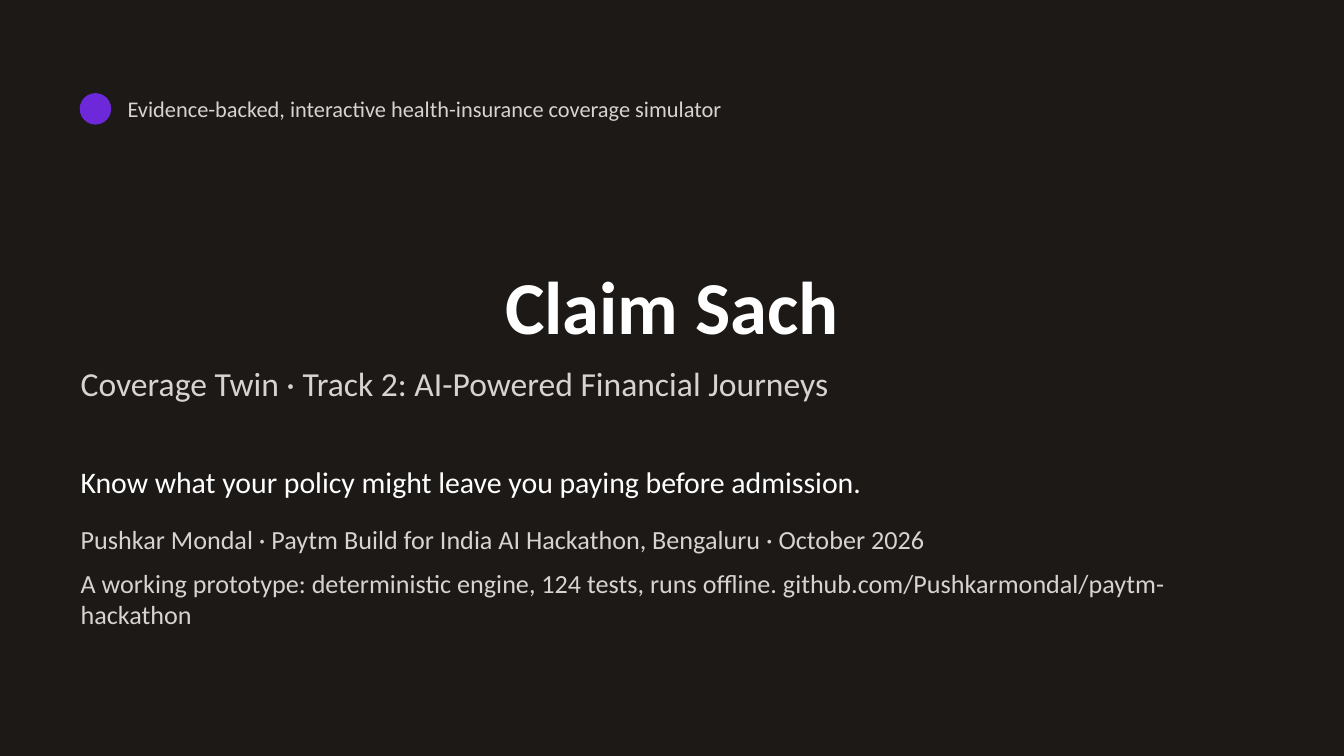
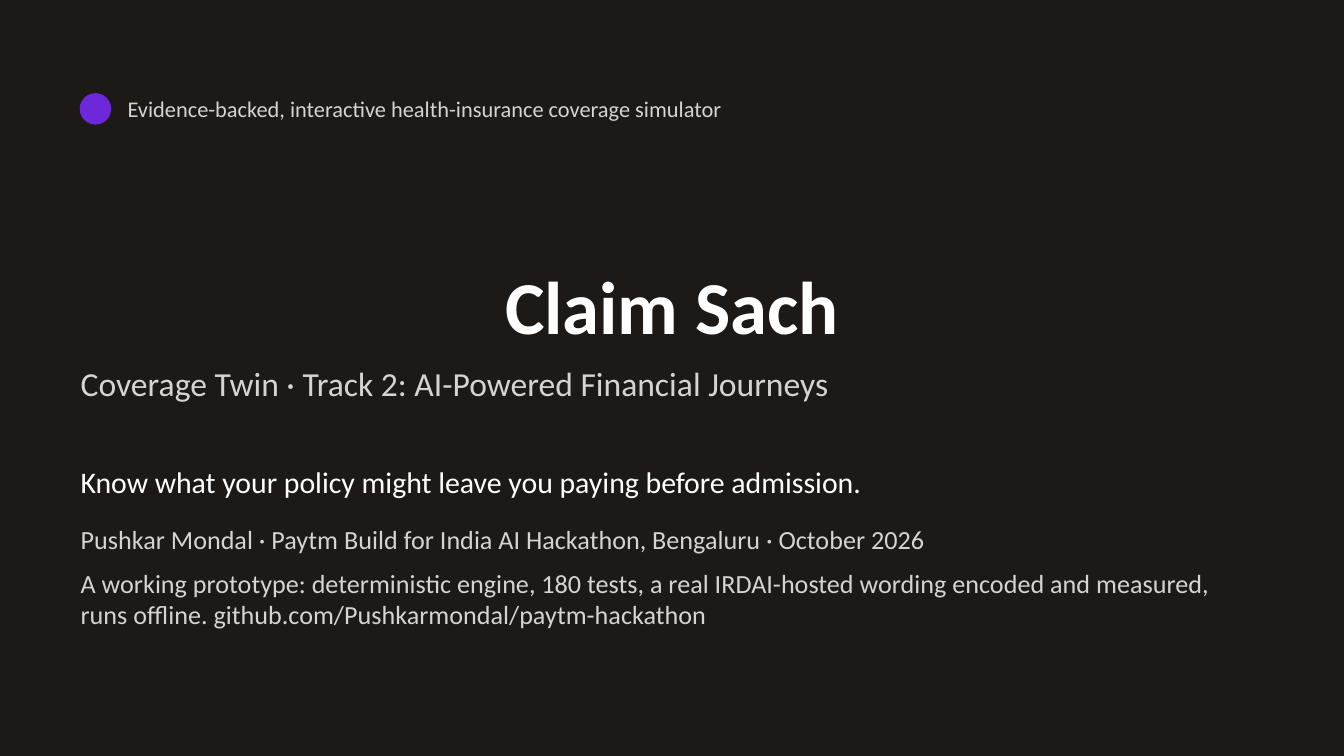
Before and after one commit to Pushkarmondal/paytm-hackathon, a slide deck: slide 1 of docs/deck/claim-sach-deck.pptx. Drawn at 1344x756 pixels with LibreOffice and Linux fonts; fonts in the diff are those of the drawing. Boxes give left, top, right and bottom in pixels: in the first picture for what was removed or moved away, otherwise in the second. Text is boxed around its words. In the diff, an @@ line names an element or a change of style, - is before the commit and + after.

Commit message:
docs(deck): v2 deck: two wordings, the ruleset builder, six measures, new screenshots

```diff
--- a/docs/deck/claim-sach-deck.pptx
+++ b/docs/deck/claim-sach-deck.pptx
@@ text at (x1=81, y1=575, x2=1208, y2=629): text changed @@
-A working prototype: deterministic engine, 124 tests, runs offline. github.com/Pushkarmondal/paytm-hackathon
+A working prototype: deterministic engine, 180 tests, a real IRDAI-hosted wording encoded and measured, runs offline. github.com/Pushkarmondal/paytm-hackathon
```
Also in this commit, not shown: 5 other slides changed, 7 other files.
